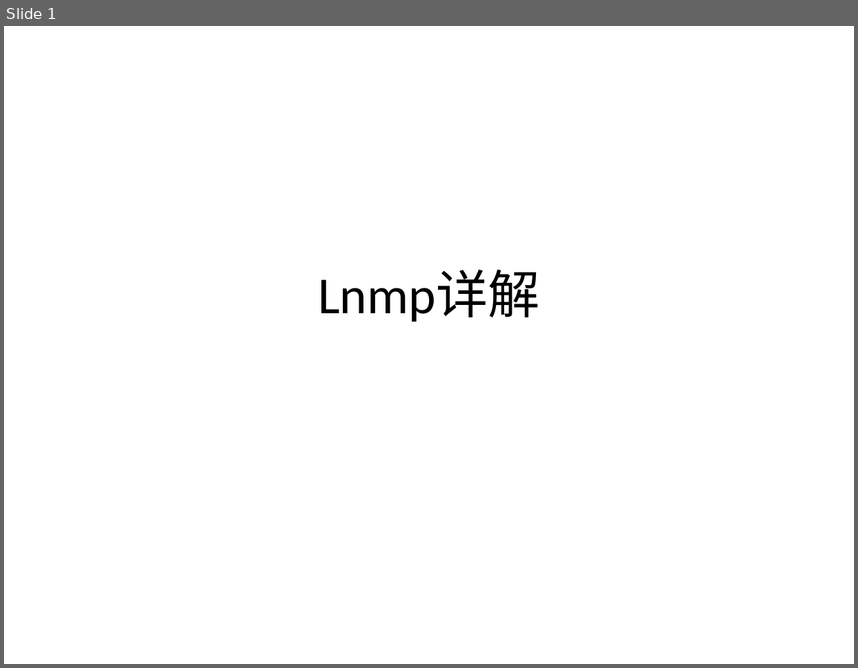
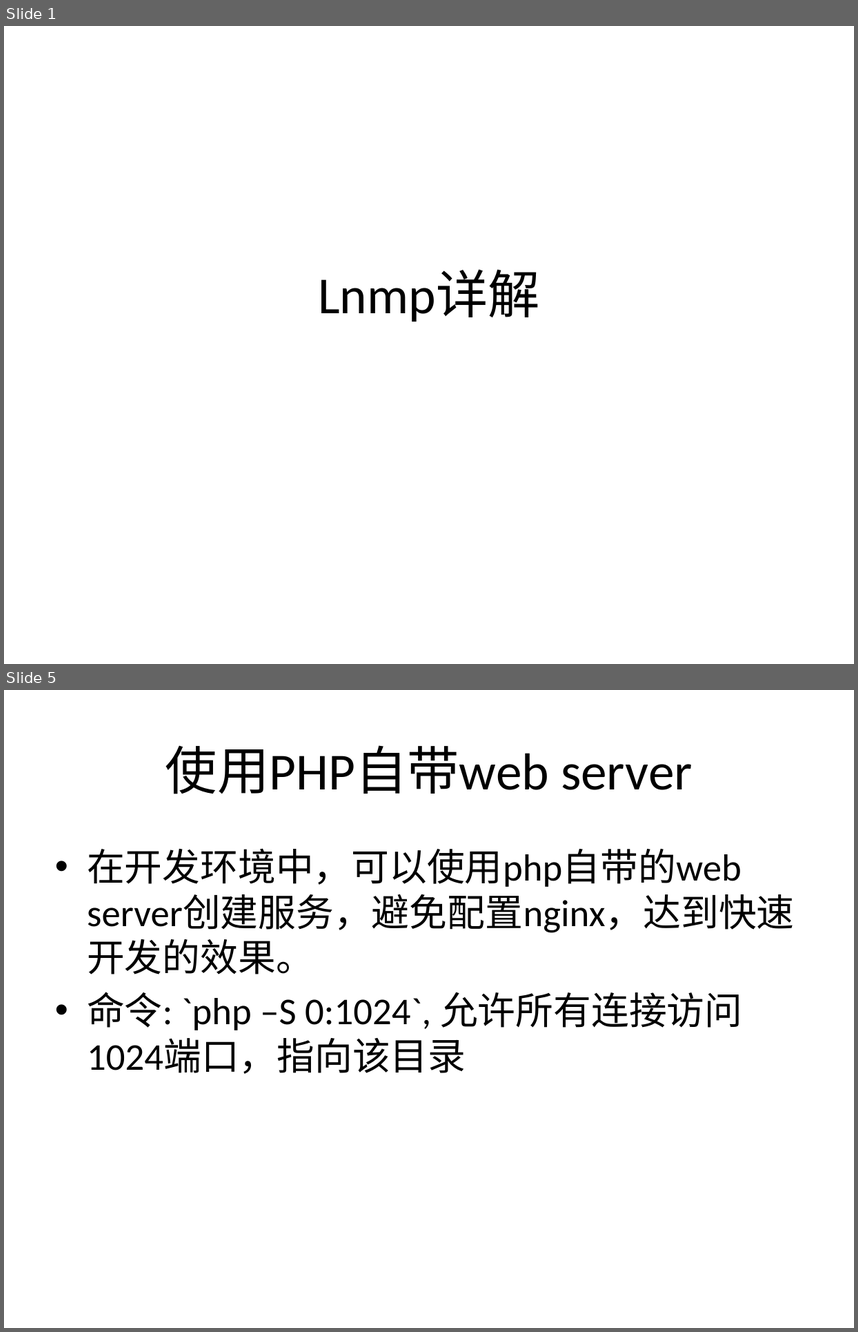
Before and after one commit to zhan3333/php-example, a slide deck: doc/ppt/lnmp.pptx. Shown one above the other, each under a label of ours: slide 1 before the commit, slides 1 and 5 after it; the slides between them are not shown. The pictures are 858x668 and 858x1332 pixels, drawn with LibreOffice and Linux fonts; fonts in the diff are those of the drawing. Boxes give left, top, right and bottom in pixels: in the first picture for what was removed or moved away, otherwise in the second. Text is boxed around its words. In the diff, an @@ line names an element or a change of style, - is before the commit and + after.

```diff
--- a/doc/ppt/lnmp.pptx
+++ b/doc/ppt/lnmp.pptx
@@ slide 5 added at <box>4,690,854,1328</box>, background #FFFFFF @@
@@ title added at <box>165,745,693,794</box>, 44 pt, text #000000 @@
+使用PHP自带web server
@@ text added at <box>87,848,794,1074</box>, 32 pt, text #000000 @@
+• 在开发环境中，可以使用php自带的web server创建服务，避免配置nginx，达到快速开发的效果。
+• 命令: `php –S 0:1024`, 允许所有连接访问1024端口，指向该目录
```
Also in this commit, not shown: 2 slides changed, 3 other slides added, 2 other files.
